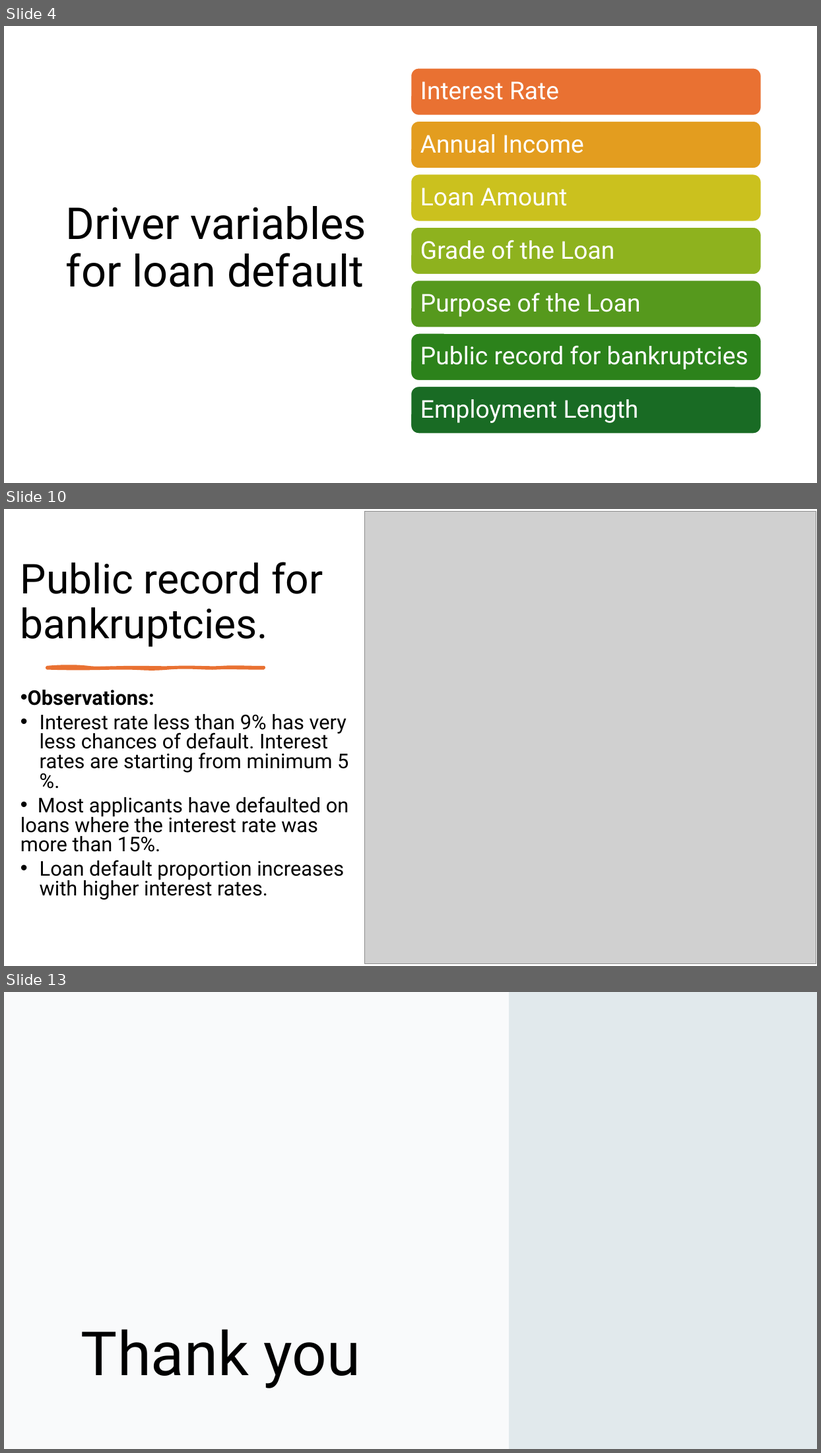
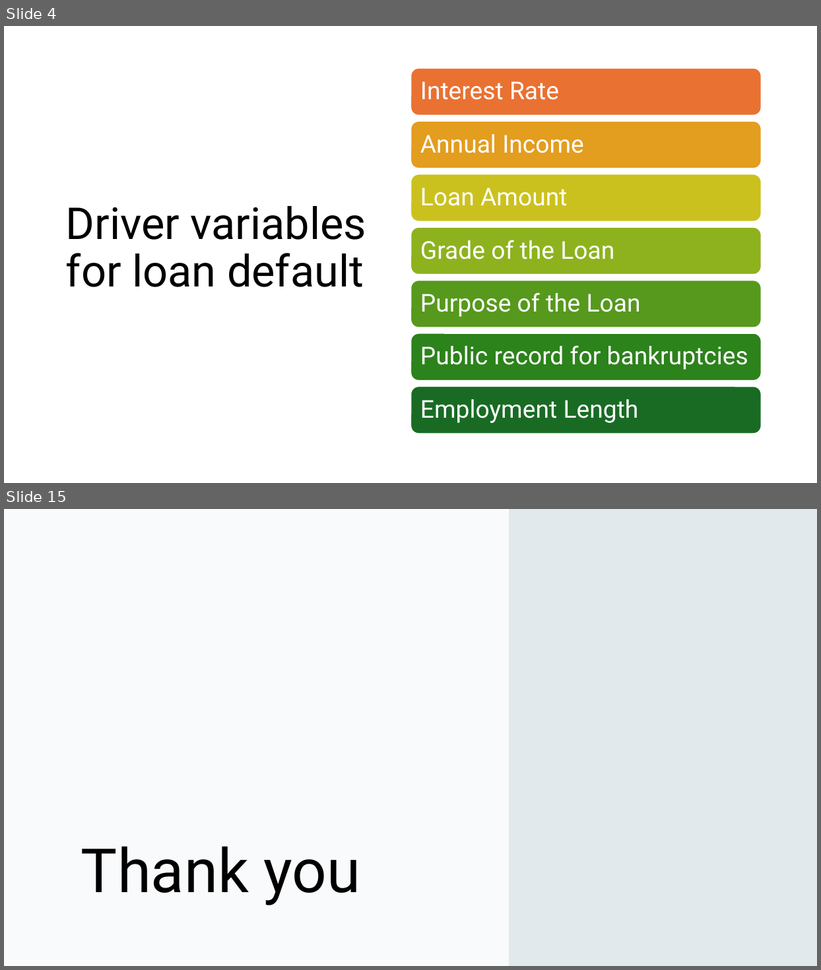
Before and after one commit to cyberpirate92/lending-club-case-study, a slide deck: Lending Club Case Study.pptx. Shown one above the other, each under a label of ours: slides 4, 10 and 13 before the commit, slides 4 and 15 after it; the slides between them are not shown. The pictures are 821x1453 and 821x970 pixels, drawn with LibreOffice and Linux fonts; fonts in the diff are those of the drawing; grey boxes stand for pictures. Boxes give left, top, right and bottom in pixels: in the first picture for what was removed or moved away, otherwise in the second. Text is boxed around its words. In the diff, an @@ line names an element or a change of style, - is before the commit and + after.

```diff
--- a/Lending Club Case Study.pptx
+++ b/Lending Club Case Study.pptx
@@ slide 10 removed at (4,509,817,966), background #FFFFFF @@
@@ picture removed at (365,512,816,964) @@
@@ title removed at (20,562,323,647) @@
-Public record for bankruptcies.
@@ freeform shape removed at (47,667,264,669) @@
@@ text removed at (20,690,349,900) @@
-• Observations:
-• Interest rate less than 9% has very less chances of default. Interest rates are starting from minimum 5 %.
-• Most applicants have defaulted on loans where the interest rate was more than 15%.
-• Loan default proportion increases with higher interest rates.
@@ what was slide 13 is now slide 15 @@
```
Also in this commit, not shown: 6 slides changed, 4 slides added, 1 other slide removed, 1 other file.
